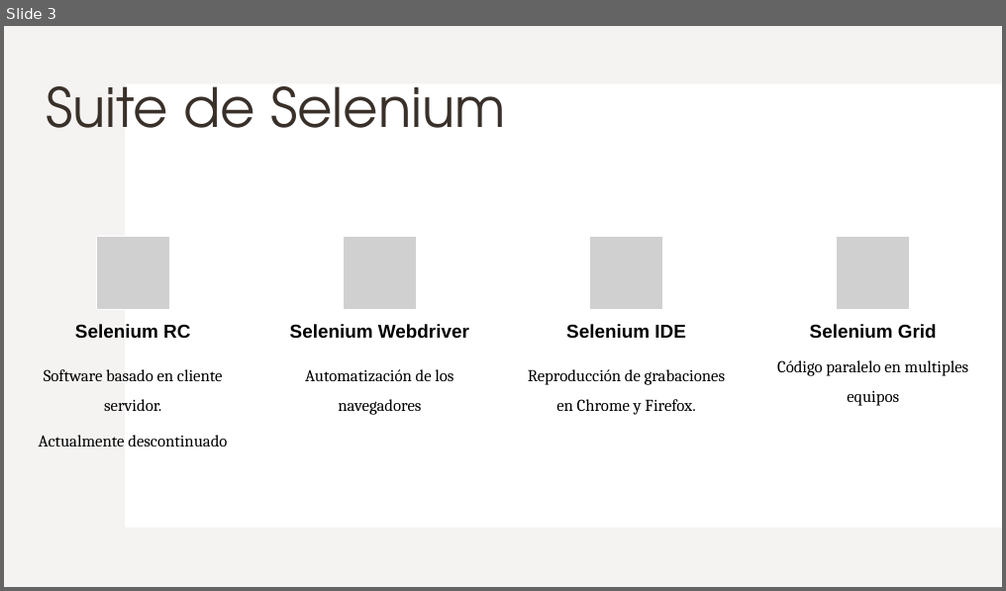
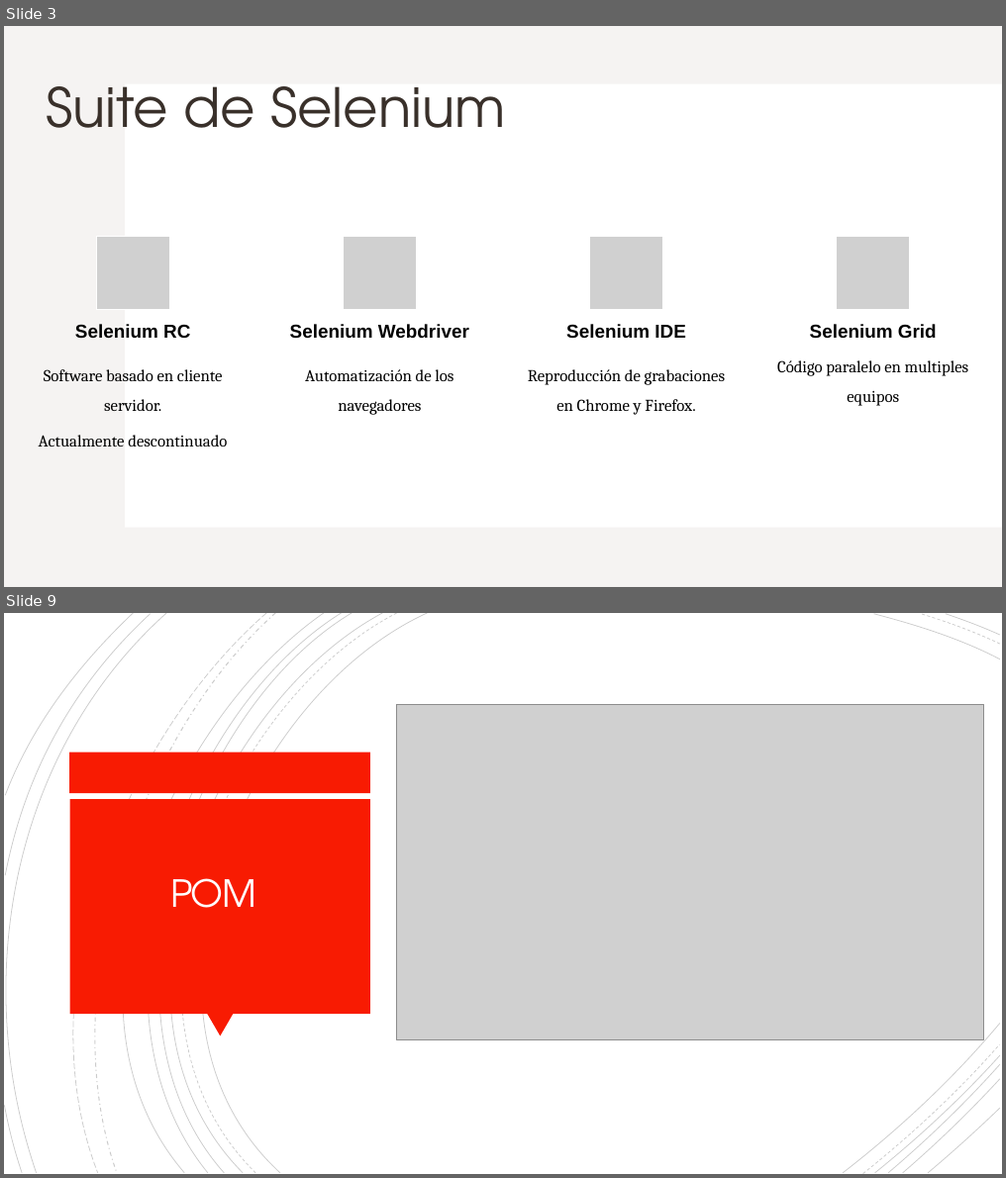
Before and after one commit to Charris1904/automation-qa-sessions, a slide deck: files/4. Selenium.pptx. Shown one above the other, each under a label of ours: slide 3 before the commit, slides 3 and 9 after it; the slides between them are not shown. The pictures are 1006x591 and 1006x1178 pixels, drawn with LibreOffice and Linux fonts; fonts in the diff are those of the drawing; grey boxes stand for pictures. Boxes give left, top, right and bottom in pixels: in the first picture for what was removed or moved away, otherwise in the second. Text is boxed around its words. In the diff, an @@ line names an element or a change of style, - is before the commit and + after.

```diff
--- a/files/4. Selenium.pptx
+++ b/files/4. Selenium.pptx
@@ slide 9 added at (4,613,1002,1174), background #FFFFFF @@
@@ group added at (4,613,1000,1174): 21 freeform shapes @@
@@ picture added at (396,704,984,1040) @@
@@ rectangle added at (70,753,371,793), fill #F81B02 @@
@@ rectangle added at (70,799,370,1014), fill #F81B02 @@
@@ title added at (170,878,256,908), 36 pt, text #FFFEFF @@
+POM
@@ triangle added at (207,1014,233,1037), fill #F81B02 @@
```
Also in this commit, not shown: 9 other slides added, 1 slide removed.
